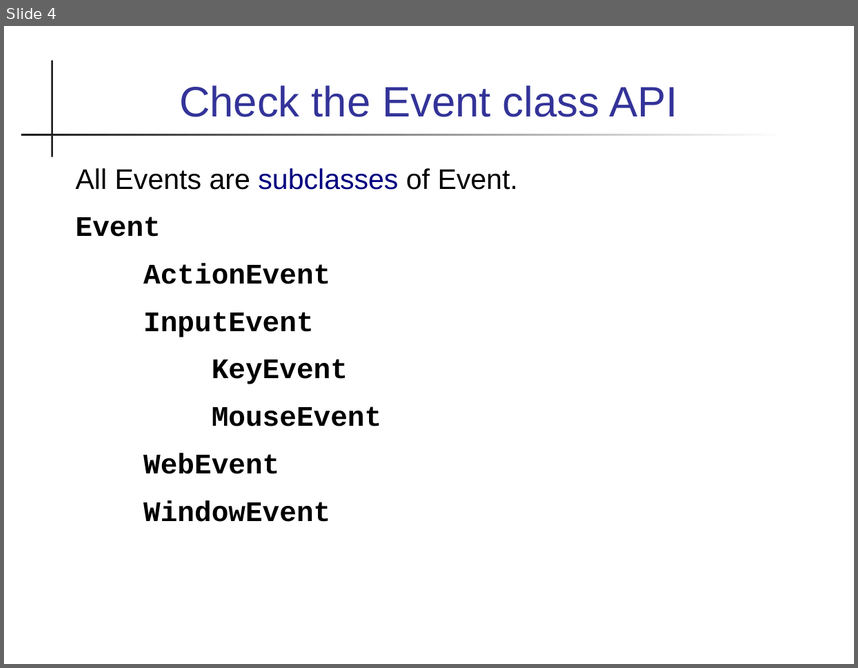
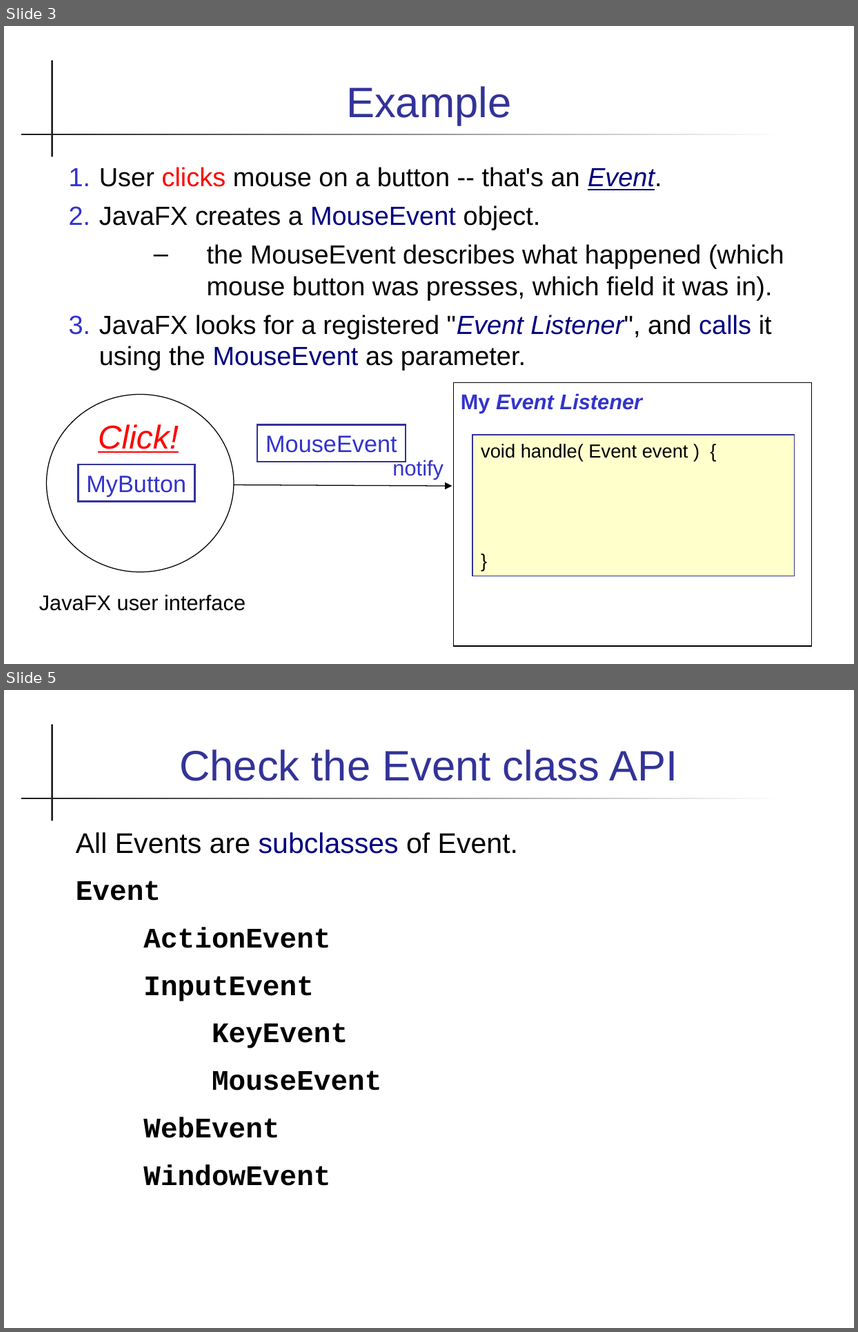
Before and after one commit to skeoop/skeoop.github.io, a slide deck: javafx/Event-Handling.ppt. Shown one above the other, each under a label of ours: slide 4 before the commit, slides 3 and 5 after it; the slides between them are not shown. The pictures are 858x668 and 858x1332 pixels, drawn with LibreOffice and Linux fonts; fonts in the diff are those of the drawing. Boxes give left, top, right and bottom in pixels: in the first picture for what was removed or moved away, otherwise in the second. Text is boxed around its words. In the diff, an @@ line names an element or a change of style, - is before the commit and + after.

Commit message:
change wording in event handler slides

```diff
--- a/javafx/Event-Handling.ppt
+++ b/javafx/Event-Handling.ppt
@@ slide 3 added at [4, 26, 854, 664], background #FFFFFF; not listed: 2 template elements that a slide beside it also shows @@
@@ title added at [346, 86, 512, 125], 36 pt, text #333399 @@
+Example
@@ text added at [99, 167, 784, 370], 22.2 pt, text #000000 @@
+1. User clicks mouse on a button -- that's an Event.
+2. JavaFX creates a MouseEvent object.
+  – the MouseEvent describes what happened (which mouse button was presses, which field it was in).
+3. JavaFX looks for a registered "Event Listener", and calls it using the MouseEvent as parameter.
@@ ellipse added at [47, 394, 234, 572], outline #000000 0.74 pt @@
@@ rectangle added at [454, 382, 811, 646], outline #000000 0.74 pt @@
@@ text added at [461, 393, 643, 413], 18 pt, text #3333CC, bold, italic @@
+My Event Listener
@@ text added at [98, 424, 179, 452], 28 pt, text #FF0000, italic, underline @@
+Click!
@@ rectangle added at [257, 425, 406, 462], outline #333399 1.5 pt, 20 pt, text #3333CC @@
+MouseEvent
@@ rectangle added at [473, 435, 795, 576], fill #FFFFCC, outline #333399 0.74 pt, 16 pt, text #000000 @@
+void handle( Event event ) {
+}
@@ text added at [392, 459, 444, 479], 18 pt, text #3333CC @@
+notify
@@ rectangle added at [78, 463, 194, 501], outline #333399 1.5 pt, 20 pt, text #3333CC @@
+MyButton
@@ arrow added from (234, 484) to (452, 486), #000000 0.74 pt @@
@@ text added at [39, 594, 245, 610], 18 pt, text #000000 @@
+JavaFX user interface
@@ what was slide 4 is now slide 5 @@
```
Also in this commit, not shown: 5 slides changed, 2 other slides added, 1 other file.
